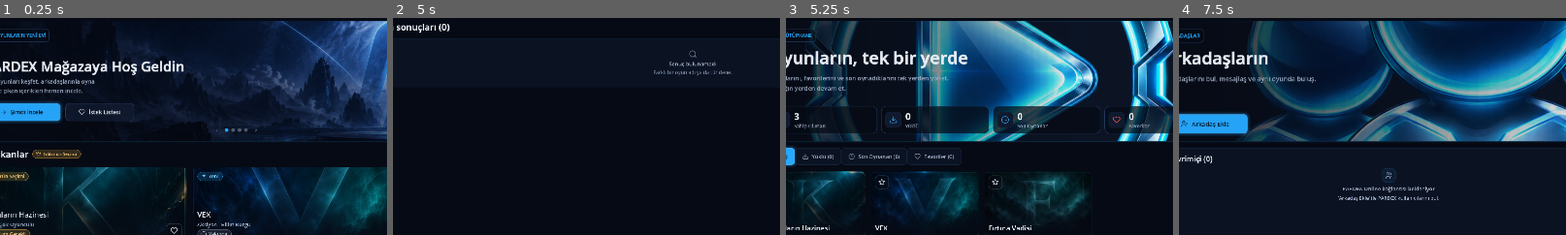
Above: before the commit, frames 1-4 (left to right).
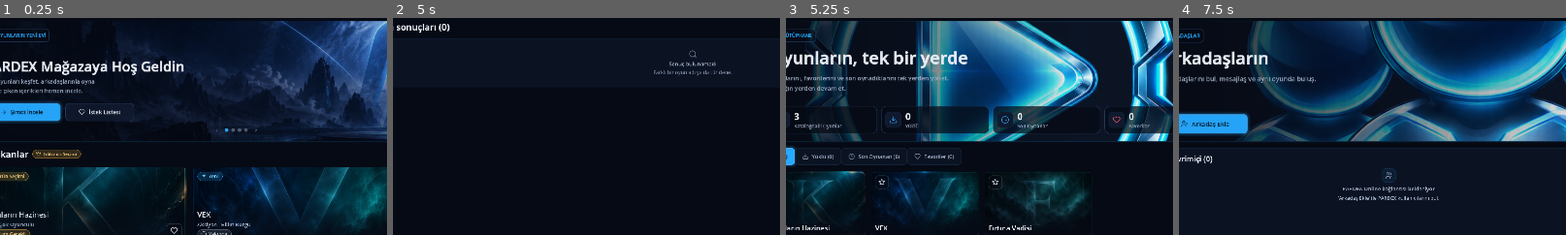
Above: after the commit, the same moments.

Repository: SerkanAydin06/Pardex
Game: Godot game, scene res://scenes/main.tscn
The game is run twice, just before and just after one commit, with the same random seed, the same clock (stepped at 60 frames per second) and the same inputs.
Inputs (mouse positions are % of the whole screen's width and height, from its top left):
- Up to frame 1 (0.25 s): no input
- Up to frame 2 (5 s): click (35, 4) at 0.52 s; type "12" at 0.6 s; click (88, 4) at 1.25 s; click (91, 4) at 2 s; click (94, 4) at 2.75 s; click (96, 4) at 3.5 s; click "Mağaza" at 4.25 s
- Up to frame 3 (5.25 s): click "Kütüphane" at 5 s
- Up to frame 4 (7.5 s): click "Oyna" at 5.75 s; click "Oyna" at 6.5 s; click "Arkadaşlar" at 7.25 s
The pictures show only the part of the screen within x 18-68%, y 8-58%; the shares and areas given below are measured in that part.

Frames 1-2 are identical in both runs. In frame 3, 0.1% of the frame differs, in the area x 2-15%, y 48-52%; in frame 4, nothing differs.

Commit message:
Fix launcher activity tracking and reconnect chat refresh

Diff:
--- a/scripts/ci/boot_smoke.gd
+++ b/scripts/ci/boot_smoke.gd
@@ -3,6 +3,7 @@
 const MAIN_SCENE := "res://scenes/main.tscn"
 const CI_SERVER_URL := "ws://127.0.0.1:65535"
 const IDENTITY_PATH := "user://pardex_identity.cfg"
+const Catalog := preload("res://scripts/data/pardex_catalog.gd")
 
 
 func _initialize() -> void:
@@ -26,6 +27,40 @@
 
 func _autoload(name: String) -> Node:
 	return root.get_node_or_null(name)
+
+
+func _verify_activity_and_chat(main_scene: Node, online: Node) -> bool:
+	var before := Catalog.games_with_stats()[0] as Dictionary
+	main_scene.call("_track_session", "korsanlar", -1)
+	if int(Catalog.games_with_stats()[0]["launches"]) != int(before["launches"]):
+		_fail("failed process launch changed activity")
+		return false
+	var test_pid := 2147483647
+	main_scene.call("_track_session", "korsanlar", test_pid)
+	main_scene.call("_track_session", "korsanlar", test_pid)
+	if int(Catalog.games_with_stats()[0]["launches"]) != int(before["launches"]) + 1:
+		_fail("successful process must be recorded exactly once")
+		return false
+	var sessions: Dictionary = main_scene.get("_sessions")
+	var now := int(Time.get_unix_time_from_system())
+	sessions[test_pid]["started"] = now - 120
+	sessions[test_pid]["saved_at"] = now - 120
+	# A checkpoint followed by shutdown must preserve time without doubling it.
+	main_scene.call("_save_session_playtime", sessions[test_pid], now)
+	main_scene.call("_exit_tree")
+	var added := int(Catalog.games_with_stats()[0]["playtime"]) - int(before["playtime"])
+	if added < 120 or added > 121:
+		_fail("checkpoint/shutdown lost or duplicated playtime")
+		return false
+	sessions.clear()
+	var messages := main_scene.find_child("MessagesPage", true, false)
+	var histories: Dictionary = messages.get("_histories")
+	histories["stale_conversation"] = [{"text": "cached before disconnect"}]
+	online.emit_signal("welcome_received", "ci-user", "CI-Pardus")
+	if not histories.is_empty():
+		_fail("reconnect retained stale chat history")
+		return false
+	return true
 
 
 func _verify_identity_repair(identity_guard: Node) -> bool:
@@ -119,7 +154,9 @@
 	if main_scene.find_child("OnlineState", true, false) == null:
 		_fail("presence label was not found")
 		return
+	if not _verify_activity_and_chat(main_scene, online):
+		return
 
 	online.call("disconnect_server")
-	print("PARDEX boot smoke passed: identity repair -> main scene -> secure launcher autoloads -> dynamic social UI")
+	print("PARDEX boot smoke passed: identity repair -> pages -> activity checkpoints -> chat reconnect")
 	quit(0)
--- a/scripts/main.gd
+++ b/scripts/main.gd
@@ -402,7 +402,6 @@
 func _on_game_session_ready(game_id: String, token: String) -> void:
 	if game_id != "korsanlar" or token.is_empty() or _is_game_running(game_id):
 		return
-	Catalog.record_launch(game_id)
 	var args := PackedStringArray([
 		"--pardex-session-token=%s" % token,
 		"--pardex-url=%s" % PardexOnline.get_active_server_url(),
@@ -431,8 +430,6 @@
 
 func _on_game_start_requested(payload: Dictionary) -> void:
 	var game_id := str(payload.get("game_id", ""))
-	if game_id == "korsanlar":
-		Catalog.record_launch(game_id)
 	if _game_launch_in_progress:
 		return
 	if game_id != "korsanlar":
@@ -495,7 +492,25 @@
 # Playtime: PARDEX remembers when a launched game process ends and adds the
 # session length to that game's playtime.
 func _track_session(game_id: String, pid: int) -> void:
-	_sessions[pid] = {"game": game_id, "started": int(Time.get_unix_time_from_system())}
+	if pid <= 0 or _sessions.has(pid):
+		return
+	var now := int(Time.get_unix_time_from_system())
+	_sessions[pid] = {"game": game_id, "started": now, "saved_at": now}
+	Catalog.record_launch(game_id)
+
+
+func _save_session_playtime(session: Dictionary, now: int) -> void:
+	var saved_at := int(session["saved_at"])
+	if now <= saved_at:
+		return
+	Catalog.add_playtime(str(session["game"]), now - saved_at)
+	session["saved_at"] = now
+
+
+func _exit_tree() -> void:
+	var now := int(Time.get_unix_time_from_system())
+	for session in _sessions.values():
+		_save_session_playtime(session, now)
 
 
 func _is_game_running(game_id: String) -> bool:
@@ -517,14 +532,17 @@
 
 
 func _poll_sessions() -> void:
+	var now := int(Time.get_unix_time_from_system())
 	for pid in _sessions.keys():
+		var session: Dictionary = _sessions[pid]
 		if OS.is_process_running(int(pid)):
+			if now - int(session["saved_at"]) >= 60:
+				_save_session_playtime(session, now)
 			continue
-		var session: Dictionary = _sessions[pid]
+		_save_session_playtime(session, now)
 		_sessions.erase(pid)
 		_leave_finished_match()
-		var seconds := int(Time.get_unix_time_from_system()) - int(session["started"])
-		Catalog.add_playtime(str(session["game"]), seconds)
+		var seconds := maxi(0, now - int(session["started"]))
 		Catalog.add_event("session", "%s oturumu: %s" % [str(Catalog.game(str(session["game"])).get("title", "")), Catalog.hours(seconds)], str(session["game"]))
 
 
--- a/scripts/pages/library_page.gd
+++ b/scripts/pages/library_page.gd
@@ -181,7 +181,7 @@
 func _render_stats() -> void:
 	UI.clear(_stats_row)
 	for stat in [
-		["gamepad", str(_count("all")), "Sahip Olunan", UI.ACCENT],
+		["gamepad", str(_count("all")), "Katalogdaki Oyunlar", UI.ACCENT],
 		["download", str(_count("installed")), "Yüklü", UI.ACCENT],
 		["clock", str(_count("recent")), "Son Oynanan", UI.ACCENT],
 		["heart", str(_count("favorites")), "Favoriler", UI.RED],
--- a/scripts/pages/messages_page.gd
+++ b/scripts/pages/messages_page.gd
@@ -43,6 +43,11 @@
 	)
 	PardexOnline.avatar_ready.connect(func(_account_id): _render_list(); _render_header())
 	PardexOnline.connection_state_changed.connect(func(_state): _render())
+	PardexOnline.welcome_received.connect(func(_user_id, _display_name):
+		# Messages delivered while disconnected must be fetched from the server.
+		_histories.clear()
+		_render()
+	)
 	PardexOnline.chat_history_received.connect(_on_history)
 	PardexOnline.chat_message_received.connect(_on_message)
 	visibility_changed.connect(func():
